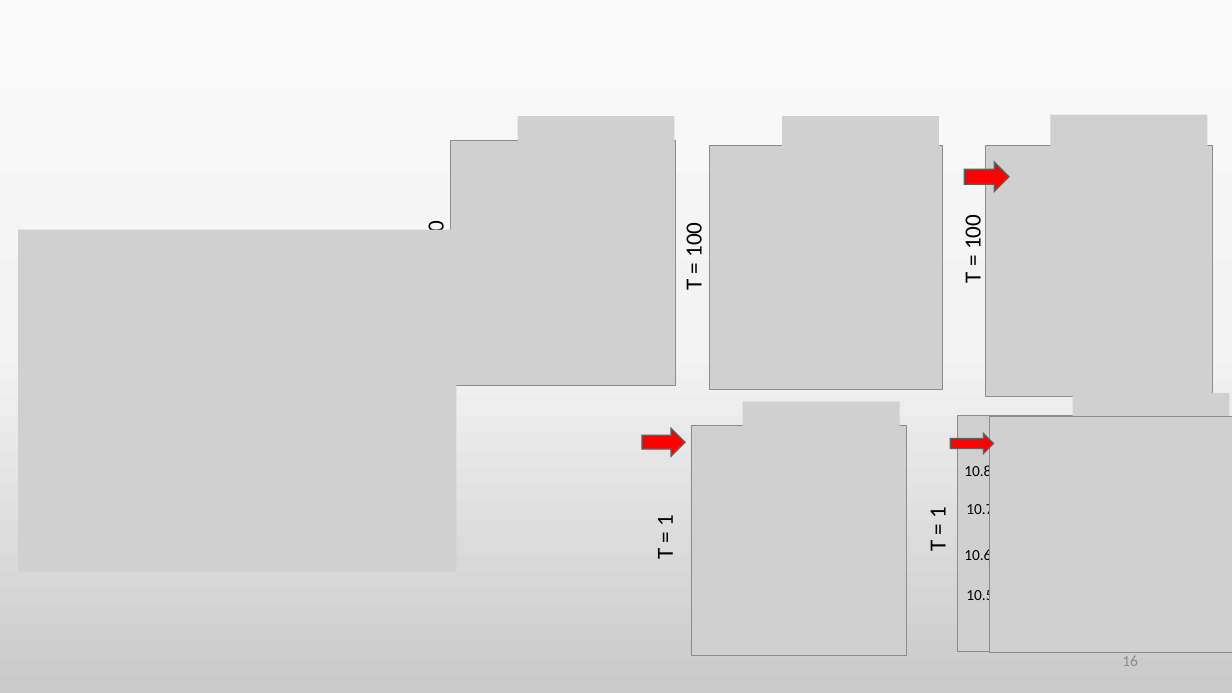
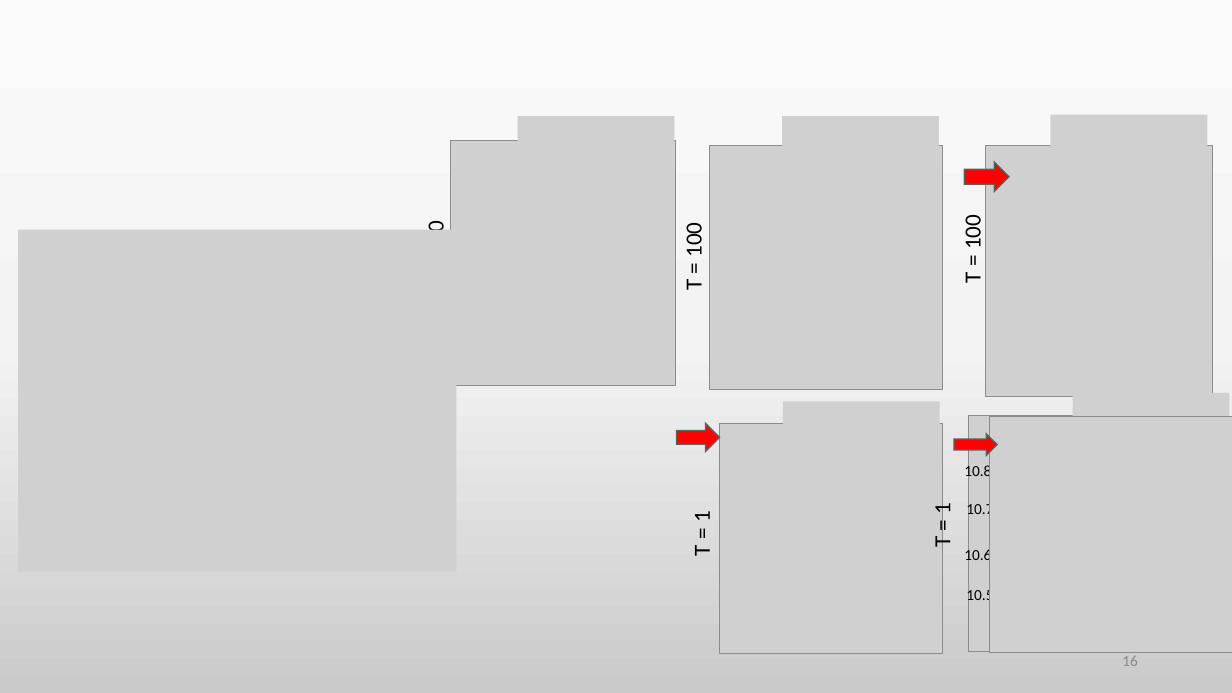
Before and after one commit to jzimm24/CompPhys2425, a slide deck: slide 16 of tsp_Vortrag.pptm. Drawn at 1232x693 pixels with LibreOffice and Linux fonts; fonts in the diff are those of the drawing; grey boxes stand for pictures. Boxes give left, top, right and bottom in pixels: in the first picture for what was removed or moved away, otherwise in the second. Text is boxed around its words. In the diff, an @@ line names an element or a change of style, - is before the commit and + after.

```diff
--- a/tsp_Vortrag.pptm
+++ b/tsp_Vortrag.pptm
@@ picture: place and size @@
-picture at <box>743,401,900,438</box>
+picture at <box>783,401,940,438</box>
@@ text "T = 1": place and size @@
-text "T = 1" at <box>924,508,952,551</box>
+text "T = 1" at <box>928,504,956,548</box>
@@ picture: place and size @@
-picture at <box>958,416,1223,652</box>
+picture at <box>970,416,1223,652</box>
@@ right arrow: place and size @@
-right arrow at <box>642,428,686,456</box>
+right arrow at <box>677,423,720,451</box>
@@ text "T = 1": place and size @@
-text "T = 1" at <box>651,516,679,559</box>
+text "T = 1" at <box>688,512,716,556</box>
@@ picture: place and size @@
-picture at <box>691,426,907,656</box>
+picture at <box>720,423,944,653</box>
@@ right arrow: place and size @@
-right arrow at <box>950,433,994,453</box>
+right arrow at <box>954,433,997,456</box>
```
Also in this commit, not shown: 10 other slides changed, 2 slides added, 1 slide removed, 1 other file.
